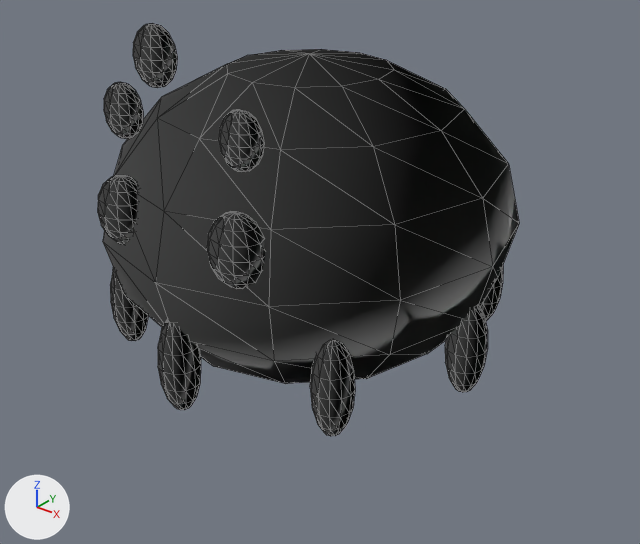
The OBJ model src/main/resources/assets/eggsteal/models/creature/spider_plush.obj: old version first, new version second.
Camera for both pictures: a 50 mm lens placed at (1.072, -1.308, 1.001), pointed at (0.062, -0.045, 0.218). Lighting does not change. The marker at lower left points along +X, +Y and +Z. The picture after the commit comes second. Mesh edges are drawn as thin lines. Where no turn or scale is listed for an object, it has been applied to the vertices. Vertices at exactly the same position are counted once.

The scene before the commit, as lines of its bpy script (objects in view):
```python
me_spider_plush = bpy.data.meshes.new('spider_plush')
me_spider_plush.from_pydata(...)  # 1204 vertices, 2352 faces; spans x -0.42..0.42, y -0.42..0.42, z 0.0..0.75
ob_spider_plush = bpy.data.objects.new('spider_plush', me_spider_plush)
ob_spider_plush.location = (0.0, 0.0, 0.0)
```
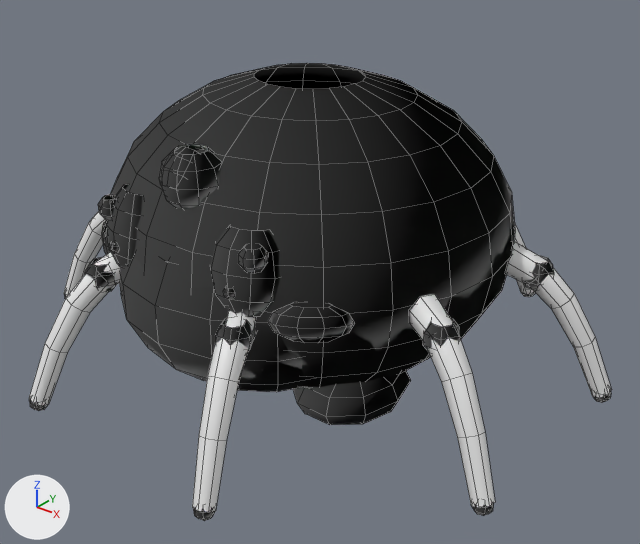
Pixel boxes (x1, y1, x2, y2) of what changed, in the pictures (640 x 544 px):
'spider_plush', reshaped (38% wider, 11% taller)
    before: (98, 23, 519, 436)
    after: (29, 63, 611, 521)
part 1 of me_spider_plush, rebuilt
    before: (103, 49, 519, 384)
    after: (111, 63, 515, 387)
part 2 of me_spider_plush, deleted
    before: (104, 23, 503, 436)
part 3 of me_spider_plush, built on
    before: (98, 175, 265, 410)
    after: (29, 144, 611, 521)

The change in detail:
me_spider_plush is used by ob_spider_plush; location (0.0, 0.0, 0.0).
me_spider_plush had 1204 vertices, 2352 faces and spanned x -0.42..0.42, y -0.42..0.42, z 0.0..0.75.
me_spider_plush now has 2058 vertices, 1600 faces and spans x -0.601..0.602, y -0.554..0.554, z -0.01..0.61.
me_spider_plush part 1: the loose piece of 86 vertices spanning x -0.42..0.42, y -0.42..0.42, z 0.0..0.64 is rebuilt with 242 vertices and now spans x -0.42..0.42, y -0.396..0.396, z 0.001..0.599.
me_spider_plush part 2: 10 loose pieces with 860 vertices, spanning x -0.42..0.42, y -0.41..0.42, z 0.04..0.75, are deleted.
me_spider_plush part 3: 2 vertices moved within x -0.191..0.191, y -0.36, z 0.375; 256 vertices removed from x -0.195..0.195, y -0.42..-0.316, z 0.04..0.466; 1813 vertices added at x -0.601..0.602, y -0.554..0.554, z -0.01..0.54.
Other edits to the shape of me_spider_plush do not show in these pictures.
